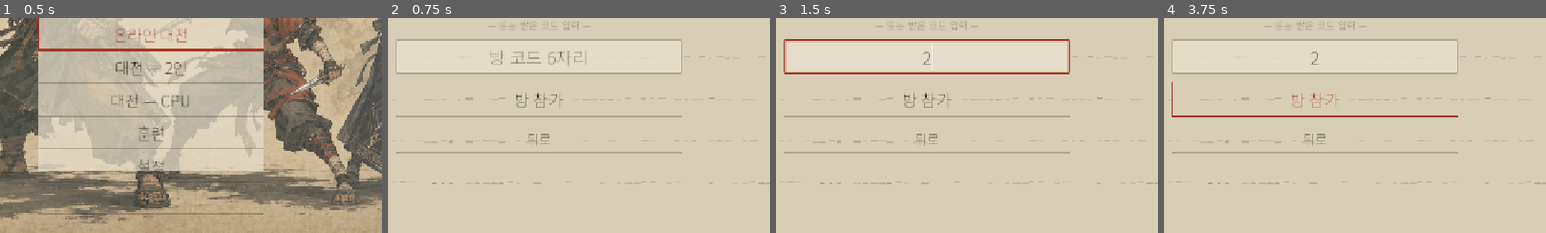
Above: before the commit, frames 1-4 (left to right).
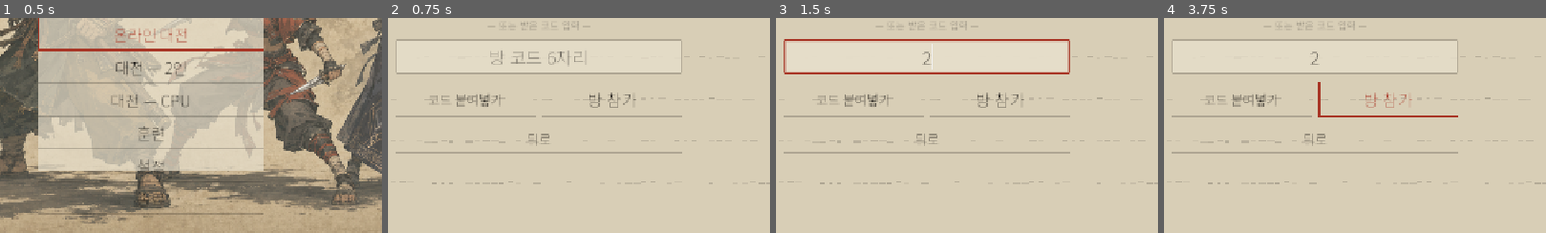
Above: after the commit, the same moments.

Repository: Shawn01ee/eclipse-blades
Game: Godot game, scene res://main.tscn
Two runs of this game, one before a commit and one after it. Both use one fixed random seed, a clock stepped at 60 frames per second and the inputs below. Sound files missing from this copy of the repository are replaced by a short silence.
Inputs (mouse positions are % of the whole screen's width and height, from its top left):
- Up to frame 1 (0.5 s): no input
- Up to frame 2 (0.75 s): click "온라인 대전" at 0.5 s
- Up to frame 3 (1.5 s): click (50, 59) at 1.27 s; type "12" at 1.35 s
- Up to frame 4 (3.75 s): click (40, 69) at 2 s, where only the run after the commit has a clickable "코드 붙여넣기"; click "방 만들기" at 2.75 s; click "방 참가" at 3.5 s
The pictures show only the part of the screen within x 30-80%, y 50-100%; the shares and areas given below are measured in that part.

Frame 1 is identical in both runs. In frame 2, 0.8% of the frame differs, in the area x 11-65%, y 34-47%; in frame 3, 0.8%; in frame 4, 1.3%, in the area x 2-65%, y 29-47%.

Commit message:
Reduce online latency and fix mobile room input

Diff:
--- a/autoload/online_session.gd
+++ b/autoload/online_session.gd
@@ -136,6 +136,23 @@
 	return _inputs[0].has(tick) and _inputs[1].has(tick)
 
 
+func has_input(slot: int, tick: int) -> bool:
+	return slot in [0, 1] and _inputs[slot].has(tick)
+
+
+func get_input(slot: int, tick: int, default_value: int = 0) -> int:
+	if not has_input(slot, tick):
+		return default_value
+	return int(_inputs[slot][tick])
+
+
+func discard_inputs_before(tick: int) -> void:
+	for slot in 2:
+		for key in _inputs[slot].keys():
+			if int(key) < tick:
+				_inputs[slot].erase(key)
+
+
 func take_inputs(tick: int) -> Array:
 	if not has_inputs(tick):
 		return []
--- /dev/null
+++ b/combat/rollback_timeline.gd
@@ -0,0 +1,154 @@
+class_name RollbackTimeline
+extends RefCounted
+## 온라인 입력을 즉시 시뮬하고, 늦게 도착한 상대 입력만 짧게 되감아 보정한다.
+
+const MAX_PREDICTION := 8
+const HISTORY_TICKS := 120
+const HASH_INTERVAL := 120
+const DIRECTION_MASK := SimC.B_LEFT | SimC.B_RIGHT | SimC.B_UP | SimC.B_DOWN
+
+var world: CombatWorld
+var local_slot := 0
+var current_tick := 0
+var confirmed_through := -1
+
+var _snapshots := {}
+var _used_inputs := {}
+var _event_keys := {}
+var _checkpoint_hashes := {}
+var _next_hash_tick := HASH_INTERVAL
+
+
+func _init(world_ref: CombatWorld, slot: int) -> void:
+	world = world_ref
+	local_slot = clampi(slot, 0, 1)
+
+
+## 한 렌더 틱의 로컬 입력을 전송하고, 가능한 경우 즉시 한 틱 전진한다.
+func frame(local_word: int, channel: Object) -> Dictionary:
+	if needs_local_input(channel):
+		channel.submit_input(current_tick, local_word)
+	var result := sync(channel)
+	result["stepped"] = false
+	if current_tick > confirmed_through + MAX_PREDICTION:
+		return result
+
+	_snapshots[current_tick] = world.snapshot()
+	var pair := _pair_for_tick(current_tick, channel)
+	var events := world.step(int(pair[0]), int(pair[1]))
+	_used_inputs[current_tick] = pair
+	_event_keys[current_tick] = _keys_for(events)
+	result["events"].append_array(events)
+	result["record_updates"].append([current_tick, pair])
+	current_tick += 1
+	result["stepped"] = true
+	_store_checkpoint()
+	_prune(channel)
+	return result
+
+
+func needs_local_input(channel: Object) -> bool:
+	return not channel.has_input(local_slot, current_tick)
+
+
+## 새 원격 입력만 반영한다. 테스트와 일시적인 렌더 정지 뒤 재동기화에도 사용한다.
+func sync(channel: Object) -> Dictionary:
+	var result := {
+		"events": [],
+		"record_updates": [],
+		"hashes": [],
+		"corrected_ticks": 0,
+	}
+	var earliest := _first_mismatch(channel)
+	if earliest >= 0:
+		var replay_end := current_tick
+		world.restore(_snapshots[earliest])
+		for tick in range(earliest, replay_end):
+			_snapshots[tick] = world.snapshot()
+			var pair := _pair_for_tick(tick, channel)
+			var old_keys: Array = _event_keys.get(tick, [])
+			var events := world.step(int(pair[0]), int(pair[1]))
+			var new_keys := _keys_for(events)
+			for i in events.size():
+				if not old_keys.has(new_keys[i]):
+					result["events"].append(events[i])
+			_used_inputs[tick] = pair
+			_event_keys[tick] = new_keys
+			result["record_updates"].append([tick, pair])
+			result["corrected_ticks"] += 1
+			_store_checkpoint(tick + 1)
+
+	_advance_confirmed(channel)
+	while _next_hash_tick <= confirmed_through + 1:
+		if _checkpoint_hashes.has(_next_hash_tick):
+			result["hashes"].append([_next_hash_tick, int(_checkpoint_hashes[_next_hash_tick])])
+		_next_hash_tick += HASH_INTERVAL
+	return result
+
+
+func is_current_state_confirmed() -> bool:
+	return current_tick == 0 or confirmed_through >= current_tick - 1
+
+
+func used_pair(tick: int) -> Array:
+	return _used_inputs.get(tick, [])
+
+
+func _first_mismatch(channel: Object) -> int:
+	var remote_slot := 1 - local_slot
+	var oldest := maxi(0, current_tick - HISTORY_TICKS)
+	for tick in range(oldest, current_tick):
+		if not channel.has_input(remote_slot, tick):
+			continue
+		var used: Array = _used_inputs.get(tick, [])
+		if used.size() == 2 and int(used[remote_slot]) != channel.get_input(remote_slot, tick, 0):
+			return tick
+	return -1
+
+
+func _pair_for_tick(tick: int, channel: Object) -> Array:
+	var remote_slot := 1 - local_slot
+	var local_word: int = channel.get_input(local_slot, tick, 0)
+	var remote_word: int
+	if channel.has_input(remote_slot, tick):
+		remote_word = channel.get_input(remote_slot, tick, 0)
+	else:
+		remote_word = _predict_remote_direction(tick, channel)
+	return [local_word, remote_word] if local_slot == 0 else [remote_word, local_word]
+
+
+func _predict_remote_direction(tick: int, channel: Object) -> int:
+	var remote_slot := 1 - local_slot
+	for previous in range(tick - 1, maxi(-1, tick - HISTORY_TICKS), -1):
+		if channel.has_input(remote_slot, previous):
+			return channel.get_input(remote_slot, previous, 0) & DIRECTION_MASK
+	return 0
+
+
+func _advance_confirmed(channel: Object) -> void:
+	while channel.has_input(0, confirmed_through + 1) and channel.has_input(1, confirmed_through + 1):
+		confirmed_through += 1
+
+
+func _store_checkpoint(completed_ticks: int = current_tick) -> void:
+	if completed_ticks > 0 and completed_ticks % HASH_INTERVAL == 0:
+		_checkpoint_hashes[completed_ticks] = world.state_hash()
+
+
+func _prune(channel: Object) -> void:
+	var before := current_tick - HISTORY_TICKS
+	if before <= 0:
+		return
+	_snapshots.erase(before - 1)
+	_used_inputs.erase(before - 1)
+	_event_keys.erase(before - 1)
+	channel.discard_inputs_before(before)
+
+
+func _keys_for(events: Array) -> Array:
+	var keys: Array = []
+	for i in events.size():
+		var event: Dictionary = events[i]
+		keys.append("%d:%s:%s:%s:%s" % [i, event.get("t", ""), event.get("p", ""),
+				event.get("id", ""), event.get("kind", "")])
+	return keys
--- a/tests/t_mobile_web.gd
+++ b/tests/t_mobile_web.gd
@@ -38,6 +38,8 @@
 	var preset_file := FileAccess.open("res://export_presets.cfg", FileAccess.READ)
 	var preset := preset_file.get_as_text() if preset_file != null else ""
 	t.ok(preset.contains("variant/thread_support=false"), "iOS 호환 단일 스레드 웹 빌드")
+	t.ok(preset.contains("html/experimental_virtual_keyboard=true"),
+			"모바일 방 코드 입력용 웹 가상 키보드 포함")
 	t.ok(preset.contains("viewport-fit=cover"), "iPhone 노치 대응 viewport")
 	t.ok(preset.contains("requestFullscreen") \
 			and preset.contains("screen.orientation.lock('landscape')"),
@@ -75,6 +77,12 @@
 	t.ok(select_source.contains("card.gui_input.connect(_on_card_input.bind(k))") \
 			and select_source.contains("touch_bar.visible = step == 2"),
 			"캐릭터 카드·난이도·시작 터치 경로 연결")
+	var lobby_file := FileAccess.open("res://ui/online_lobby.gd", FileAccess.READ)
+	var lobby_source := lobby_file.get_as_text() if lobby_file != null else ""
+	t.ok(lobby_source.contains("virtual_keyboard_show_on_focus = true") \
+			and lobby_source.contains("DisplayServer.virtual_keyboard_show") \
+			and lobby_source.contains("DisplayServer.clipboard_get()"),
+			"방 코드 키보드와 붙여넣기 대체 경로 제공")
 	var touch_file := FileAccess.open("res://ui/touch_controls.gd", FileAccess.READ)
 	var touch_source := touch_file.get_as_text() if touch_file != null else ""
 	t.ok(touch_source.contains("get_global_transform_with_canvas().affine_inverse()") \
--- a/tests/t_online.gd
+++ b/tests/t_online.gd
@@ -2,6 +2,31 @@
 ## 온라인 방 코드와 틱 입력 큐의 결정론적 경계 검사.
 
 const SessionScript := preload("res://autoload/online_session.gd")
+const Rollback := preload("res://combat/rollback_timeline.gd")
+const H := preload("res://tests/t_help.gd")
+
+
+class FakeChannel extends RefCounted:
+	var local_slot := 0
+	var inputs := [{}, {}]
+
+	func _init(slot: int = 0) -> void:
+		local_slot = slot
+
+	func submit_input(tick: int, word: int) -> void:
+		inputs[local_slot][tick] = word
+
+	func has_input(slot: int, tick: int) -> bool:
+		return inputs[slot].has(tick)
+
+	func get_input(slot: int, tick: int, default_value: int = 0) -> int:
+		return int(inputs[slot].get(tick, default_value))
+
+	func discard_inputs_before(tick: int) -> void:
+		for slot in 2:
+			for key in inputs[slot].keys():
+				if int(key) < tick:
+					inputs[slot].erase(key)
 
 
 static func run(t, _args: Dictionary) -> void:
@@ -23,3 +48,42 @@
 			"P1/P2 슬롯 순서로 입력 반환")
 	t.ok(not session.has_inputs(7), "소비한 틱 입력은 큐에서 제거")
 	session.free()
+
+	# 상대 입력이 4틱 늦게 와도 로컬은 즉시 진행하고, 도착 뒤 권위 상태로 복원한다.
+	var predicted_world := H.mk(0, 1, 31)
+	var authoritative := H.mk(0, 1, 31)
+	var timeline = Rollback.new(predicted_world, 0)
+	var channel := FakeChannel.new(0)
+	var p1_words: Array = []
+	var p2_words: Array = []
+	for tick in 180:
+		var p1 := SimC.B_RIGHT if tick < 35 else (SimC.B_L if tick in [48, 92] else 0)
+		var p2 := SimC.B_LEFT if tick < 45 else (SimC.B_H if tick in [52, 104] else 0)
+		p1_words.append(p1)
+		p2_words.append(p2)
+		authoritative.step(p1, p2)
+	var corrected := 0
+	for frame in 180:
+		if frame >= 4:
+			channel.inputs[1][frame - 4] = p2_words[frame - 4]
+		var result: Dictionary = timeline.frame(p1_words[frame], channel)
+		corrected += int(result["corrected_ticks"])
+	for tick in range(176, 180):
+		channel.inputs[1][tick] = p2_words[tick]
+	var final_sync: Dictionary = timeline.sync(channel)
+	corrected += int(final_sync["corrected_ticks"])
+	t.eq(timeline.current_tick, 180, "4틱 원격 지연에도 로컬 시뮬은 매 프레임 진행")
+	t.ok(corrected > 0, "늦게 온 공격·방향 입력 구간을 실제로 롤백 보정")
+	t.eq(predicted_world.state_hash(), authoritative.state_hash(),
+			"모든 입력 도착 뒤 권위 시뮬 상태와 해시 일치")
+
+	# 연결이 멎으면 8틱까지만 예측하고 이후에는 같은 로컬 입력 틱을 보존한다.
+	var capped_world := H.mk(0, 1, 41)
+	var capped := Rollback.new(capped_world, 0)
+	var silent := FakeChannel.new(0)
+	for frame in 20:
+		var word := SimC.B_L if frame == 8 else 0
+		capped.frame(word, silent)
+	t.eq(capped.current_tick, Rollback.MAX_PREDICTION, "원격 단절 시 최대 8틱 뒤 안전 정지")
+	t.eq(silent.get_input(0, Rollback.MAX_PREDICTION, -1), SimC.B_L,
+			"정지 중 같은 틱 로컬 입력을 덮어쓰지 않음")
--- a/ui/match_screen.gd
+++ b/ui/match_screen.gd
@@ -8,6 +8,7 @@
 const Hud := preload("res://ui/hud.gd")
 const Overlay := preload("res://ui/training_overlay.gd")
 const TouchControls := preload("res://ui/touch_controls.gd")
+const RollbackTimelineScript := preload("res://combat/rollback_timeline.gd")
 
 var world: CombatWorld
 var match_seed := 1
@@ -37,11 +38,7 @@
 var _dim_a := 0.0
 var _ended := false
 var _bgm_danger := false
-var _online_send_tick := 0
-var _online_sim_tick := 0
-
-const ONLINE_INPUT_LEAD := 8
-const ONLINE_MAX_CATCHUP := 3
+var _online_timeline = null
 
 
 func _ready() -> void:
@@ -62,6 +59,7 @@
 		OnlineSession.peer_left.connect(_on_online_peer_left)
 		OnlineSession.desync_detected.connect(_on_online_desync)
 		OnlineSession.begin_play()
+		_online_timeline = RollbackTimelineScript.new(world, OnlineSession.role)
 
 	scene_root = Node2D.new()
 	add_child(scene_root)
@@ -135,17 +133,23 @@
 func _online_physics_frame() -> void:
 	# 각 기기는 자기 캐릭터와 관계없이 P1 조작계를 사용한다. 서버의 slot이
 	# 입력을 월드 P1/P2 순서로 배치하므로 모바일에서도 같은 UI를 쓸 수 있다.
-	if _online_send_tick <= _online_sim_tick + ONLINE_INPUT_LEAD:
-		OnlineSession.submit_input(_online_send_tick, _read_word(1))
-		_online_send_tick += 1
-	var caught_up := 0
-	while OnlineSession.has_inputs(_online_sim_tick) and caught_up < ONLINE_MAX_CATCHUP:
-		var pair := OnlineSession.take_inputs(_online_sim_tick)
-		_advance_world(int(pair[0]), int(pair[1]))
-		_online_sim_tick += 1
-		caught_up += 1
-		if _online_sim_tick % 120 == 0:
-			OnlineSession.send_hash(_online_sim_tick, world.state_hash())
+	var local_word := _read_word(1) if _online_timeline.needs_local_input(OnlineSession) else 0
+	var result: Dictionary = _online_timeline.frame(local_word, OnlineSession)
+	for update in result["record_updates"]:
+		var tick: int = int(update[0])
+		while recording.size() <= tick:
+			recording.append([0, 0])
+		recording[tick] = update[1]
+	for event in result["events"]:
+		_handle_event(event)
+	for hash_pair in result["hashes"]:
+		OnlineSession.send_hash(int(hash_pair[0]), int(hash_pair[1]))
+	_sync_bgm_intensity()
+	_sync_views()
+	# 예측 중 나온 승패는 상대 입력으로 뒤집힐 수 있으므로 확정 뒤에만 표시한다.
+	if world.s["phase"] == SimC.PH_MATCH_END and not _ended \
+			and _online_timeline.is_current_state_confirmed():
+		_show_results()
 
 
 func _advance_world(w1: int, w2: int) -> void:
--- a/ui/online_lobby.gd
+++ b/ui/online_lobby.gd
@@ -48,6 +48,8 @@
 	code_input.max_length = 6
 	code_input.alignment = HORIZONTAL_ALIGNMENT_CENTER
 	code_input.virtual_keyboard_type = LineEdit.KEYBOARD_TYPE_DEFAULT
+	code_input.virtual_keyboard_enabled = true
+	code_input.virtual_keyboard_show_on_focus = true
 	code_input.add_theme_font_size_override("font_size", 30)
 	code_input.add_theme_color_override("font_color", UiKit.INK)
 	code_input.add_theme_color_override("font_placeholder_color", UiKit.GRAY)
@@ -68,11 +70,19 @@
 			code_input.text = clean
 			code_input.caret_column = clean.length())
 	code_input.text_submitted.connect(func(_value: String): _join_room())
+	code_input.gui_input.connect(_on_code_input_event)
 	entry_panel.add_child(code_input)
+	var join_row := HBoxContainer.new()
+	join_row.add_theme_constant_override("separation", 12)
+	entry_panel.add_child(join_row)
+	var paste := UiKit.button("코드 붙여넣기", 22)
+	paste.custom_minimum_size = Vector2(234, 60)
+	paste.pressed.connect(_paste_code)
+	join_row.add_child(paste)
 	var join := UiKit.button("방 참가", 28)
-	join.custom_minimum_size = Vector2(480, 60)
+	join.custom_minimum_size = Vector2(234, 60)
 	join.pressed.connect(_join_room)
-	entry_panel.add_child(join)
+	join_row.add_child(join)
 	var back := UiKit.button("뒤로", 22)
 	back.pressed.connect(_back_to_menu)
 	entry_panel.add_child(back)
@@ -142,6 +152,24 @@
 	AudioManager.play("ui_ok")
 	if OnlineSession.connect_room(code_input.text):
 		_refresh()
+
+
+func _on_code_input_event(event: InputEvent) -> void:
+	if event is InputEventScreenTouch and event.pressed:
+		code_input.grab_focus()
+		DisplayServer.virtual_keyboard_show(code_input.text, code_input.get_global_rect(),
+				DisplayServer.KEYBOARD_TYPE_DEFAULT, 6, code_input.caret_column, code_input.caret_column)
+		code_input.accept_event()
+
+
+func _paste_code() -> void:
+	AudioManager.play("ui_move")
+	var clean := OnlineSession.sanitize_room_code(DisplayServer.clipboard_get())
+	if clean.length() != 6:
+		_show_error("복사한 방 코드를 찾지 못했습니다.")
+		return
+	code_input.text = clean
+	code_input.caret_column = clean.length()
 
 
 func _choose(index: int) -> void:
Not shown, added: combat/rollback_timeline.gd.uid
Not shown, changed: export_presets.cfg
Not shown, changed: build/web/index.html
Not shown, changed: build/web/index.pck
Not shown, changed: build/web/index.service.worker.js
